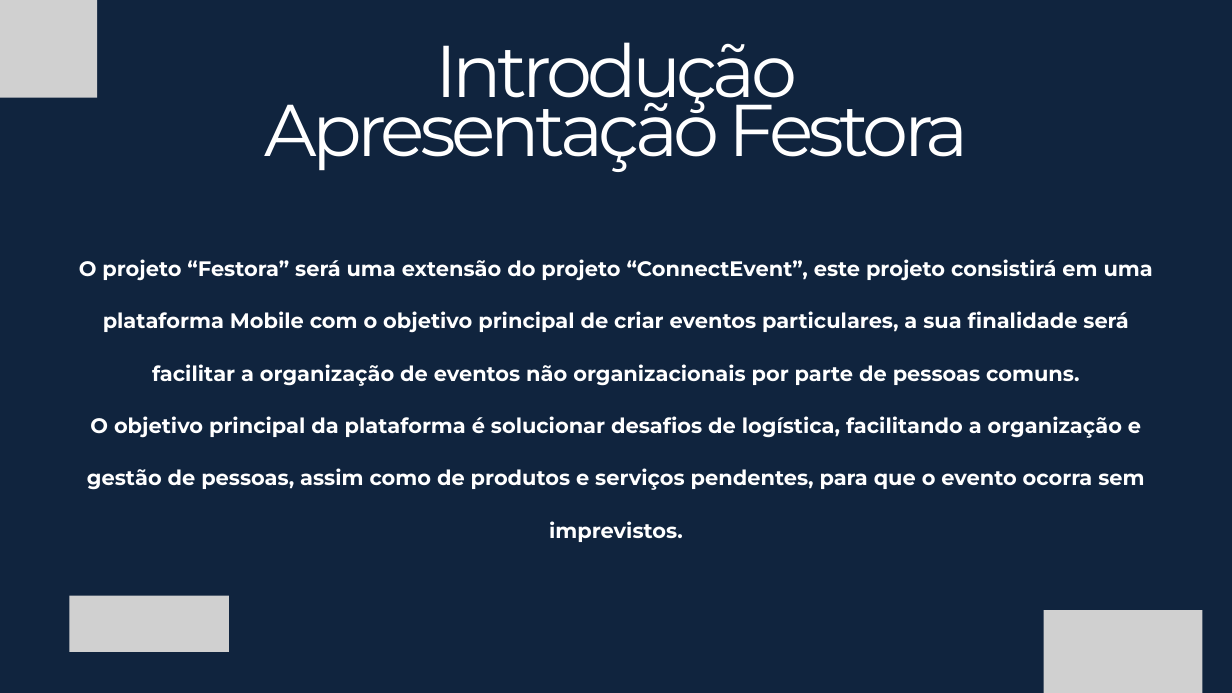
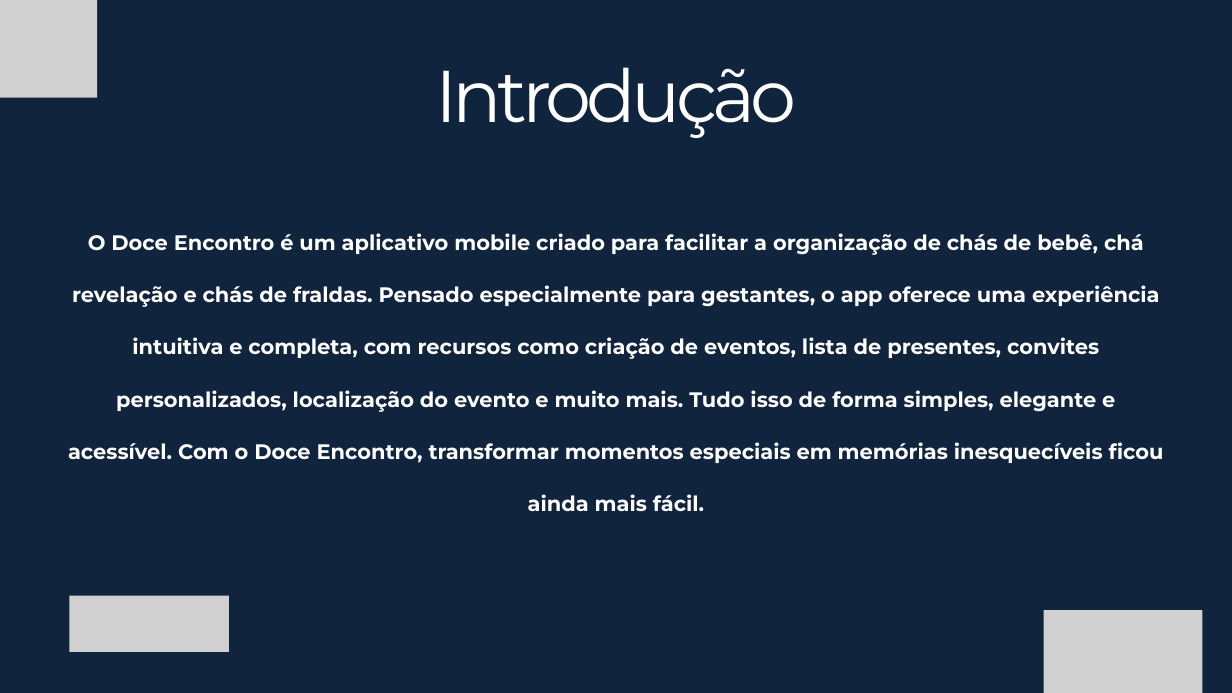
Before and after one commit to VictorAlexandreMuller/Docs, a slide deck: slide 3 of Eliney - Apresentação do projeto Festora.pptx. Drawn at 1232x693 pixels with LibreOffice and Linux fonts; fonts in the diff are those of the drawing; grey boxes stand for pictures. Boxes give left, top, right and bottom in pixels: in the first picture for what was removed or moved away, otherwise in the second. Text is boxed around its words. In the diff, an @@ line names an element or a change of style, - is before the commit and + after.

```diff
--- a/Eliney - Apresentação do projeto Festora.pptx
+++ b/Eliney - Apresentação do projeto Festora.pptx
@@ text "Introdução": place and size @@
-text "Introdução" at bbox=[265, 42, 968, 172]
+text "Introdução" at bbox=[435, 67, 797, 138]
@@ text at bbox=[265, 85, 968, 172]: paragraph removed @@
-Apresentação Festora
@@ text at bbox=[68, 233, 1164, 511]: text changed @@
-O projeto “Festora” será uma extensão do projeto “ConnectEvent”, este projeto consistirá em uma plataforma Mobile com o objetivo principal de criar eventos particulares, a sua finalidade será facilitar a organização de eventos não organizacionais por parte de pessoas comuns.
-O objetivo principal da plataforma é solucionar desafios de logística, facilitando a organização e gestão de pessoas, assim como de produtos e serviços pendentes, para que o evento ocorra sem imprevistos.
+O Doce Encontro é um aplicativo mobile criado para facilitar a organização de chás de bebê, chá revelação e chás de fraldas. Pensado especialmente para gestantes, o app oferece uma experiência intuitiva e completa, com recursos como criação de eventos, lista de presentes, convites personalizados, localização do evento e muito mais. Tudo isso de forma simples, elegante e acessível. Com o Doce Encontro, transformar momentos especiais em memórias inesquecíveis ficou ainda mais fácil.
```
Also in this commit, not shown: 2 other slides changed, 2 other files.
